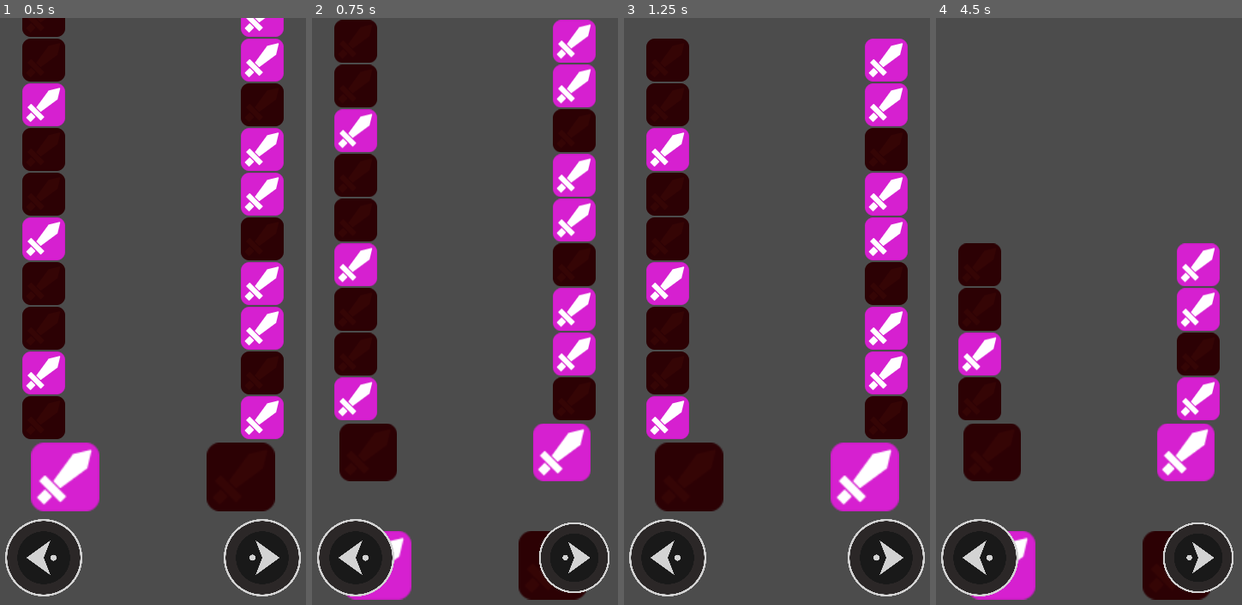
Above: before the commit, frames 1-4 (left to right).
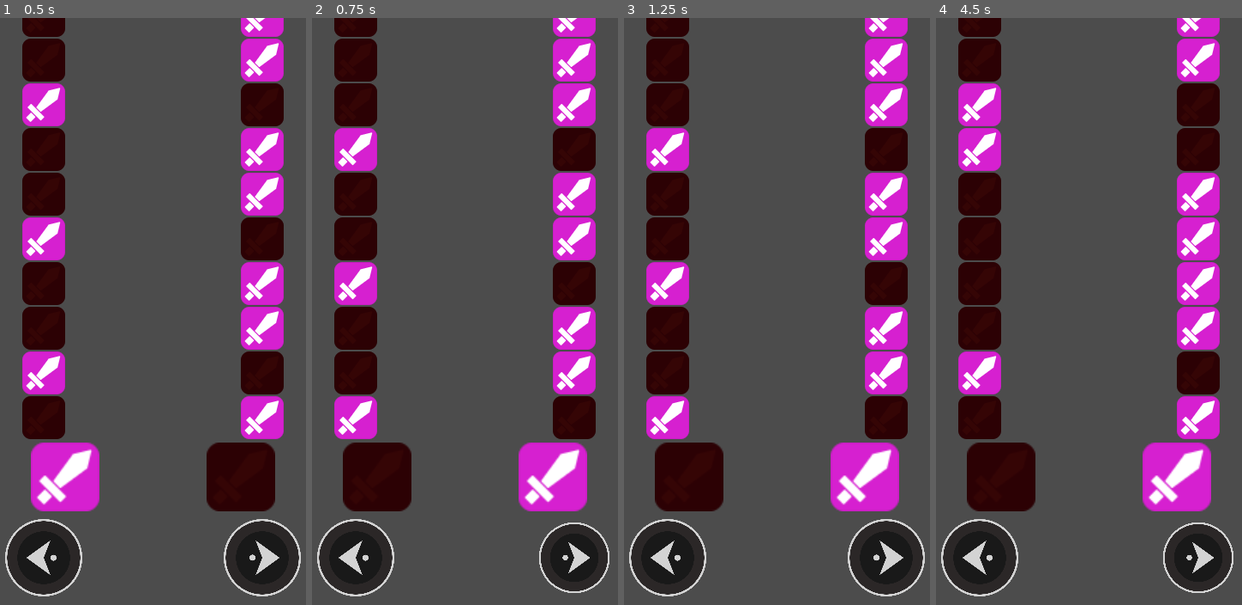
Above: after the commit, the same moments.

Repository: Raizu548/JAM-ChacoDevs
Game: Godot game, scene res://juego/nivel/Nivel.tscn
The game is run twice, just before and just after one commit, with the same random seed, the same clock (stepped at 60 frames per second) and the same inputs. The project has no main scene, so this scene is started directly.
Inputs:
- Up to frame 1 (0.5 s): no input
- Up to frame 2 (0.75 s): tap Enter at 0.5 s; tap Right (flecha_der) at 0.6 s
- Up to frame 3 (1.25 s): no input
- Up to frame 4 (4.5 s): tap Space at 1.25, 2.75, 4.25 s; hold Left (flecha_izq) 1.28-2.03 s; tap Right (flecha_der) every 0.75 s from 1.35 to 4.35 s; tap Enter at 2, 3.5 s; hold Left (flecha_izq) from 3.53 s (still down)

Frame 1 is identical in both runs. In frame 2, 17% of the frame differs, in the area x 7-93%, y 0-100%; in frame 3, 0.9%; in frame 4, 21%.

Commit message:
tiempo de pulsacion
Se soluciono un bug que habia al pulsar demaciado rapido.
- Se agrego un timer de 0.2s

Diff:
--- a/juego/cuadros/CuadroAccion.gd
+++ b/juego/cuadros/CuadroAccion.gd
@@ -16,10 +16,8 @@
 
 	if tipo == "espada":
 		iconEspada.visible = true
-		print("espada")
 	elif tipo == "bomba":
 		iconBomba.visible = true
-		print("bomba")
 
 
 func crear(pos: Vector2, tipo_cuadro: String):
--- a/juego/nivel/Nivel.gd
+++ b/juego/nivel/Nivel.gd
@@ -12,10 +12,14 @@
 onready var contenedorIzq = $contenedorIzq
 onready var tween = $TweenDesplazamiento
 onready var tweenDesap = $TweenDesaparecer
+onready var timerPulso = $TimerPulsacion
 
 var tamano = 1.6
+var puedePulsar = true
+var cadenciaPulsacion = 0.2
 
 func _ready() -> void:
+	timerPulso.wait_time = cadenciaPulsacion
 	var posiciones = contPosIzq.get_child_count()
 
 	for i in range(posiciones):
@@ -38,19 +42,24 @@
 
 
 func _process(delta: float) -> void:
-	if Input.is_action_just_pressed("flecha_der"):
-		botonDer.esPresionado()
-		var objeto: CuadroAccion = get_node("contenedorDer").get_child(0)
-		desaparecer_objeto(objeto,posFueraDer)
-		objeto = get_node("contenedorIzq").get_child(0)
-		desaparecer_objeto(objeto,posFueraIzq)
 
-		bajar_cuadros(contPosDer,contenedorDer)
-		bajar_cuadros(contPosIzq,contenedorIzq)
-		agrandar_ambos_primero()
+	if puedePulsar:
+		timerPulso.start()
+		if Input.is_action_just_pressed("flecha_der"):
+			botonDer.esPresionado()
+			var objeto: CuadroAccion = get_node("contenedorDer").get_child(0)
+			desaparecer_objeto(objeto,posFueraDer)
+			objeto = get_node("contenedorIzq").get_child(0)
+			desaparecer_objeto(objeto,posFueraIzq)
 
-	elif Input.is_action_just_pressed("flecha_izq"):
-		botonIzq.esPresionado()
+			bajar_cuadros(contPosDer,contenedorDer)
+			bajar_cuadros(contPosIzq,contenedorIzq)
+			agrandar_ambos_primero()
+			agregar_nuevo_cuadro()
+			puedePulsar = false
+
+		elif Input.is_action_just_pressed("flecha_izq"):
+			botonIzq.esPresionado()
 
 
 func seleccionar_tipo() -> String:
@@ -64,18 +73,16 @@
 
 
 func agrandar_objeto(objeto: CuadroAccion, tamano) -> void:
-	print(objeto)
 	objeto.agrandar(tamano)
 
 
 func agrandar_ambos_primero() -> void:
 	var objDer = get_node("contenedorDer").get_child(1)
 	var objIzq = get_node("contenedorIzq").get_child(1)
-	print("objeDer: " , objDer, " - objetoIzq: " , objIzq)
-	tween.interpolate_property(objDer,"scale",Vector2(1,1), Vector2(tamano,tamano), 0.2,
+	tween.interpolate_property(objDer,"scale",Vector2(1,1), Vector2(tamano,tamano), 0.1,
 		Tween.TRANS_LINEAR,Tween.EASE_IN_OUT)
 	tween.start()
-	tween.interpolate_property(objIzq,"scale",Vector2(1,1), Vector2(tamano,tamano), 0.2,
+	tween.interpolate_property(objIzq,"scale",Vector2(1,1), Vector2(tamano,tamano), 0.1,
 		Tween.TRANS_LINEAR,Tween.EASE_IN_OUT)
 	tween.start()
 
@@ -83,26 +90,41 @@
 func bajar_cuadros(contenedorPos: Node2D, contObj: Node) -> void:
 	##var posiciones = contenedorPos.get_child_count() -1
 	var posiciones = contObj.get_child_count() -1
-	print(posiciones)
 	for i in range(posiciones):
-		print(i)
 		var posAbajo = contenedorPos.get_child(i)
 		var objeto = contObj.get_child(i +1)
 		tween.interpolate_property(objeto, "position", objeto.global_position, posAbajo.global_position,
-		0.2, Tween.TRANS_LINEAR, tween.EASE_IN_OUT)
+		0.1, Tween.TRANS_LINEAR, tween.EASE_IN_OUT)
 		tween.start()
 
 
 func desaparecer_objeto(objeto: CuadroAccion, posFuera) -> void:
 	tweenDesap.interpolate_property(objeto,"position",objeto.global_position,posFuera.global_position,
-		0.2, Tween.TRANS_LINEAR,Tween.EASE_IN_OUT)
+		0.1, Tween.TRANS_LINEAR,Tween.EASE_IN_OUT)
 	tweenDesap.start()
 	#objeto.queue_free()
 
 
 func agregar_nuevo_cuadro() -> void:
-	pass
+	var tipo_izq = seleccionar_tipo()
+	var nuevo_cuadro_izq = cuadroAccion.instance()
+	var nuevo_cuadro_der = cuadroAccion.instance()
+	var ultimo = contPosDer.get_child_count() -1
+
+	if tipo_izq == "espada":
+		nuevo_cuadro_izq.crear(contPosIzq.get_child(ultimo).global_position, tipo_izq)
+		nuevo_cuadro_der.crear(contPosDer.get_child(ultimo).global_position, "bomba")
+	else:
+		nuevo_cuadro_izq.crear(contPosIzq.get_child(ultimo).global_position, tipo_izq)
+		nuevo_cuadro_der.crear(contPosDer.get_child(ultimo).global_position, "espada")
+
+	get_node("contenedorIzq").add_child(nuevo_cuadro_izq)
+	get_node("contenedorDer").add_child(nuevo_cuadro_der)
 
 
 func _on_TweenDesaparecer_tween_completed(object: Object, key: NodePath) -> void:
 	object.queue_free()
+
+
+func _on_TimerPulsacion_timeout() -> void:
+	puedePulsar = true
--- a/juego/nivel/Nivel.tscn
+++ b/juego/nivel/Nivel.tscn
@@ -7,7 +7,7 @@
 [node name="Nivel" type="Node2D"]
 script = ExtResource( 2 )
 __meta__ = {
-"_edit_horizontal_guides_": [ 628.0, 490.0, 440.0, 438.0, 388.0, 386.0, 336.0, 334.0, 284.0, 282.0, 232.0, 230.0, 180.0, 178.0, 128.0, 126.0, 76.0, 74.0, 24.0, 22.0, -28.0 ],
+"_edit_horizontal_guides_": [ 628.0, 490.0, 440.0, 438.0, 388.0, 386.0, 336.0, 334.0, 284.0, 282.0, 232.0, 230.0, 180.0, 178.0, 128.0, 126.0, 76.0, 74.0, 24.0, 22.0, -28.0, -30.0, -80.0, -55.0 ],
 "_edit_vertical_guides_": [ 212.0, 40.0, 385.0, 60.0, 365.0, 85.0, 340.0, 70.0, 355.0 ]
 }
 cuadroAccion = ExtResource( 3 )
@@ -56,6 +56,9 @@
 [node name="Position2D11" type="Position2D" parent="ConPosIzq"]
 position = Vector2( 85, -3 )
 
+[node name="Position2D12" type="Position2D" parent="ConPosIzq"]
+position = Vector2( 85, -55 )
+
 [node name="ConPosDer" type="Node2D" parent="."]
 position = Vector2( 255, 0 )
 
@@ -92,6 +95,9 @@
 [node name="Position2D11" type="Position2D" parent="ConPosDer"]
 position = Vector2( 85, -3 )
 
+[node name="Position2D12" type="Position2D" parent="ConPosDer"]
+position = Vector2( 85, -55 )
+
 [node name="contenedorIzq" type="Node" parent="."]
 
 [node name="contenedorDer" type="Node" parent="."]
@@ -106,4 +112,7 @@
 
 [node name="TweenDesaparecer" type="Tween" parent="."]
 
+[node name="TimerPulsacion" type="Timer" parent="."]
+
 [connection signal="tween_completed" from="TweenDesaparecer" to="." method="_on_TweenDesaparecer_tween_completed"]
+[connection signal="timeout" from="TimerPulsacion" to="." method="_on_TimerPulsacion_timeout"]
